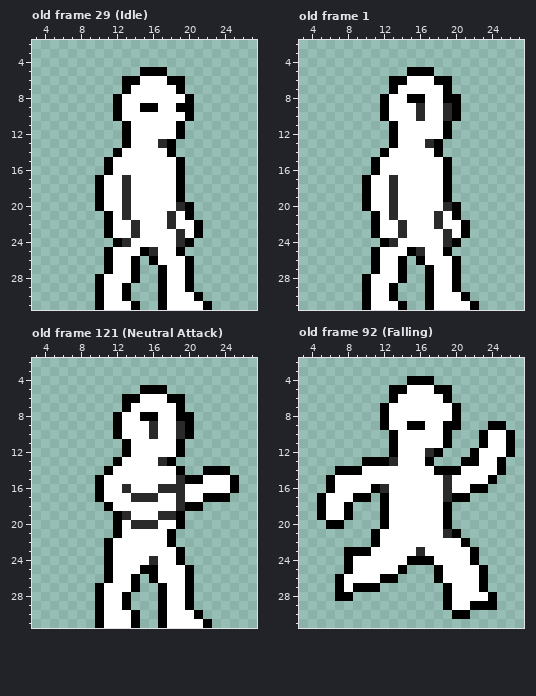
Pixel-art file, stored at Project/Assets/Characters/Defaultie/Defaultie.aseprite. The first picture shows the starting point.
32x32 pixels, 151 frames. Shown: old frame 29 (Idle): x 3..27, y 2..31; old frame 1: x 3..27, y 2..31; old frame 121 (Neutral Attack): x 3..27, y 2..31; old frame 92 (Falling): x 3..27, y 2..31. The commit also changed other frames, which this record leaves out.
Now the later version:
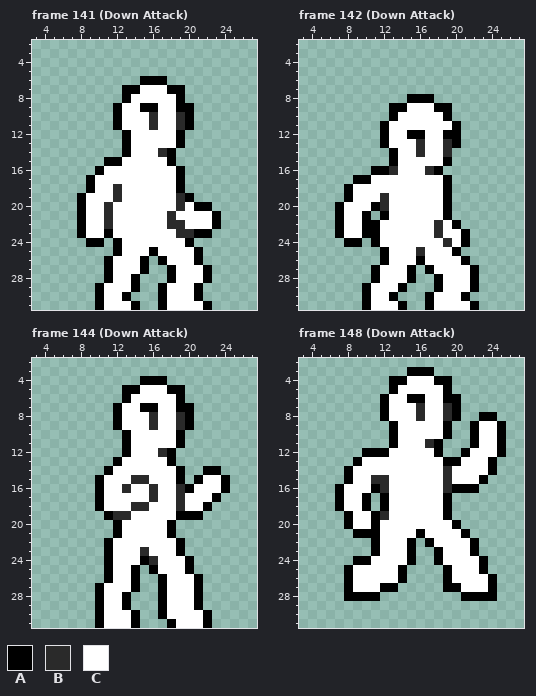
Palette (. is transparent): A #000000  B #2a2a2a  C #ffffff
A new or re-ordered frame is compared with the old frame closest to it.
Message: Down Attack added
Changes in this commit:
frames 151 -> 160
Changed rows in their new state; - is an unchanged pixel.
Frame 141 (Down Attack) is new; against old frame 29 (Idle):
first column x 8:
 5 -------...------
 6 -----..AAA..----
 7 ------A---A-----
 8 ----.A-----A.---
10 --------B--B----
11 ----AC--B--BA---
13 ---------CCA----
14 ----.A---B------
15 ----A-----A.----
16 --AC------------
17 -AC--C----------
18 -AC-BC----------
19 ACC-BC-----BA---
20 ACCB-C------CAA-
21 ACCB-C------CCCA
22 ACCB--C----B-CCA
23 ACC---C-----B-A-
24 -AA--C-----C----
25 ---.A--CA--CCA--
26 ------CA.A--CA--
27 ------CA-.A-CCA-
28 --.A-----.A-CCA-
29 -----CA-----CA--
Frame 142 (Down Attack) is new; against old frame 1:
first column x 7:
 5 --------...-----
 6 ------.......---
 7 ------.......---
 8 -----...--A...--
 9 -----.AA-C-AA.--
10 -----.A--C--A.--
11 -----AC-----CA--
12 -----AC-AA---A--
13 -----AC--BCCBA--
14 -----.A--B-CB---
15 ----..A---------
16 -----AB---BA.---
17 --A---C---------
18 -ACC--C---------
19 -ACC-BC---------
20 ACCCABC-----A.--
21 ACCA.AC----CA.--
22 ACCA---C-----A.-
23 ACCA---C---BC---
24 -AA-ACC------CA-
25 ----.A--C---CA--
26 ----.A-CC----CA-
27 -------CA----CCA
28 ---.A--CA-.A-CCA
29 ------CA--.A-CCA
Frame 144 (Down Attack) is new; against old frame 121 (Neutral Attack):
first column x 10:
 4 -----AAA--------
 5 ---AACCCAA------
 6 ----C---C-------
 7 --AC-AA---A-----
 8 -----CB--B------
10 --.A--C--A.-----
12 -------BA.------
13 -------C--------
14 --------------.-
15 ----BB---A.---A.
16 ------BCC-A---A.
17 ----CC------C-.-
18 AC--BB----CCA---
19 -AB----CC-AA----
20 ----CCC-A.------
22 --------CA------
23 -----B----------
24 -----A---CA-----
25 ----A.----------
26 ------.A--CA----
27 ----------CA----
28 ----------CA----
29 ----------CA----
30 -----------CA---
31 -------.A-------
Frame 148 (Down Attack) is new; against old frame 92 (Falling):
first column x 5:
 3 ----------AAA---------
 4 --------AACCCAA-------
 5 ---------C---C--------
 6 -------AC-AA---A------
 7 -----------B--B-------
 8 -----------B--B---AA--
 9 -------.A-CC---.-ACC--
10 -----------------AC-A.
11 ------------BA.--AC-A.
12 -----AAAC---C---AC--A.
13 ----ACCCC---CCAACC-A.-
14 --.-C--------CBC---A.-
15 -..A--BB----------A.--
16 -.A------------AA-.---
17 ..A-C---------A..-----
18 ..ACCA----------------
19 ...-CCAB--------------
20 -..ACCAC------CA------
21 ----AA-----A--CCA-----
22 ----------A.A---CA----
23 ---...A---A..A--------
24 ---.AA-----..A---CA---
25 -------------.A-------
26 --.A---CCA---.A---CA--
27 --.ACCCAA------A--CA--
28 --.-AAA-------..AAA---
29 --------------......--
30 ---------------..-----
Pixel boxes of the changes (left, top, right, bottom) in both pictures:
changed: (77, 67, 221, 292)
changed: (335, 67, 479, 292)
changed: (95, 376, 239, 628)
changed: (317, 367, 515, 619)
